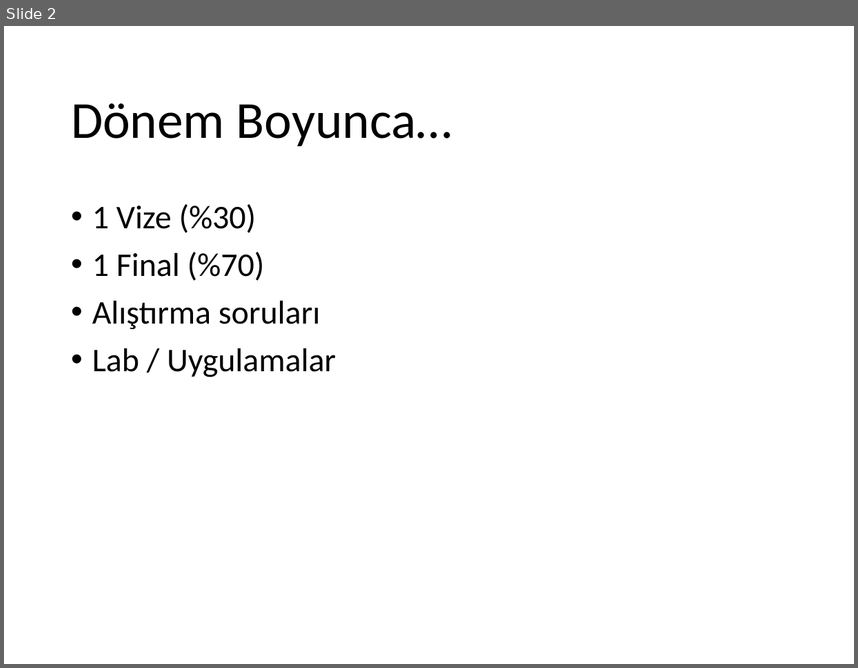
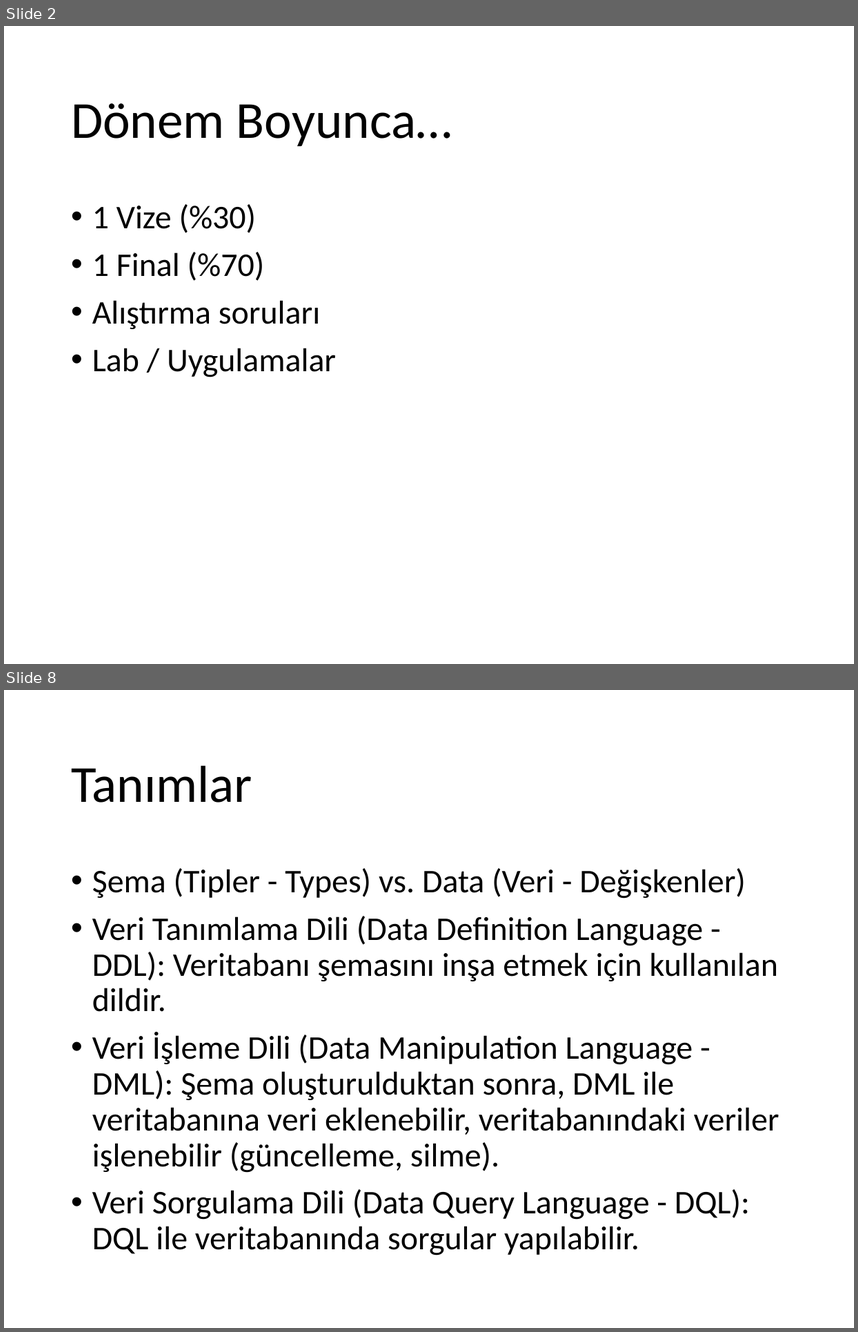
Before and after one commit to ihpar/dbms, a slide deck: Slides/Ders 0.pptx. Shown one above the other, each under a label of ours: slide 2 before the commit, slides 2 and 8 after it; the slides between them are not shown. The pictures are 858x668 and 858x1332 pixels, drawn with LibreOffice and Linux fonts; fonts in the diff are those of the drawing. Boxes give left, top, right and bottom in pixels: in the first picture for what was removed or moved away, otherwise in the second. Text is boxed around its words. In the diff, an @@ line names an element or a change of style, - is before the commit and + after.

```diff
--- a/Slides/Ders 0.pptx
+++ b/Slides/Ders 0.pptx
@@ slide 8 added at [4,690,854,1328], background #FFFFFF @@
@@ title added at [71,765,252,802], 44 pt, text #000000 @@
+Tanımlar
@@ text added at [92,868,780,1255], 28 pt, text #000000 @@
+• Şema (Tipler - Types) vs. Data (Veri - Değişkenler)
+• Veri Tanımlama Dili (Data Definition Language - DDL): Veritabanı şemasını inşa etmek için kullanılan dildir.
+• Veri İşleme Dili (Data Manipulation Language - DML): Şema oluşturulduktan sonra, DML ile veritabanına veri eklenebilir, veritabanındaki veriler işlenebilir (güncelleme, silme).
+• Veri Sorgulama Dili (Data Query Language - DQL): DQL ile veritabanında sorgular yapılabilir.
```
Also in this commit, not shown: 1 slide changed, 5 other slides added.
